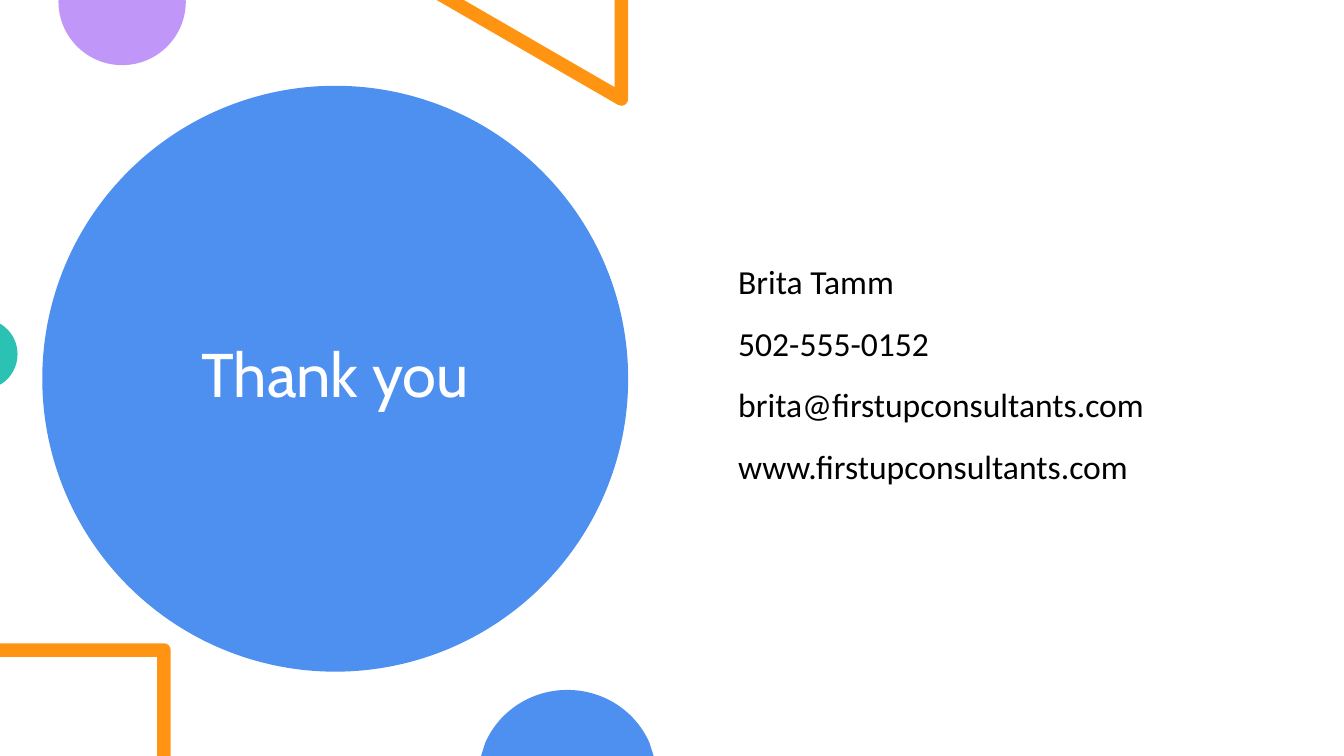
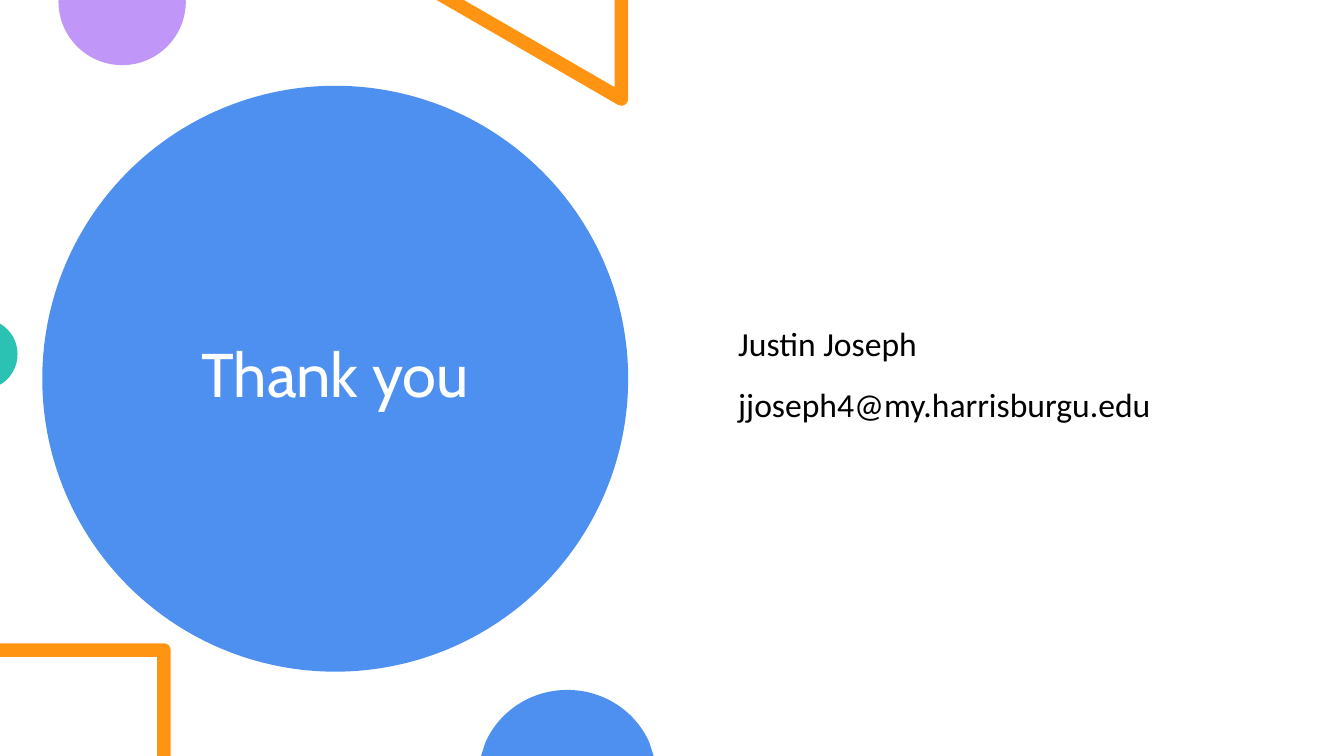
Before and after one commit to Jayletato/CISC_498_Project_II, a slide deck: slide 12 of Midterm Progress Report.pptx (slide 13 before the commit). Drawn at 1344x756 pixels with LibreOffice and Linux fonts; fonts in the diff are those of the drawing. Boxes give left, top, right and bottom in pixels: in the first picture for what was removed or moved away, otherwise in the second. Text is boxed around its words. In the diff, an @@ line names an element or a change of style, - is before the commit and + after.

```diff
--- a/Midterm Progress Report.pptx
+++ b/Midterm Progress Report.pptx
@@ text at <box>738,332,1150,423</box>: text changed @@
-Brita Tamm
-502-555-0152
-brita@firstupconsultants.com
-www.firstupconsultants.com
+Justin Joseph
+jjoseph4@my.harrisburgu.edu
```
Also in this commit, not shown: 1 slide removed, 7 other files.
